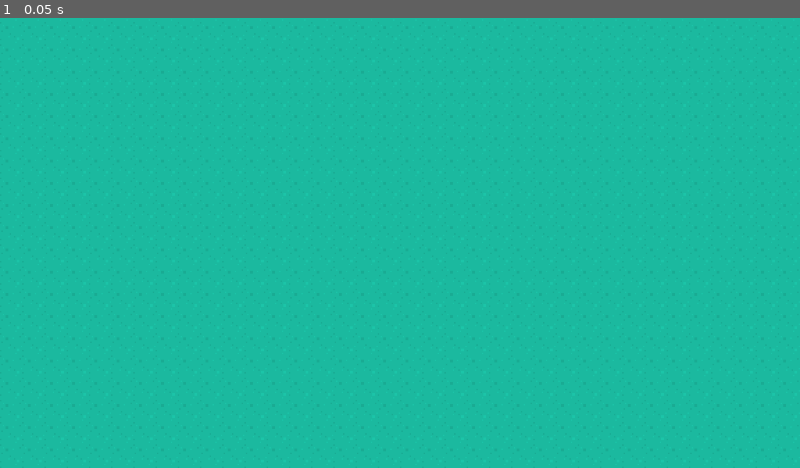
Above: before the commit, frame 1.
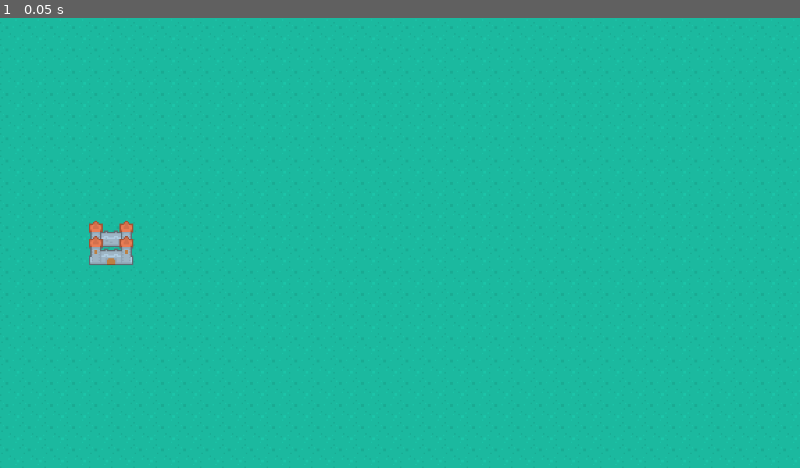
Above: after the commit, the same moment.

Repository: mstarongithub/Piratejam14
Game: Godot game, scene res://TowerDefence/main.tscn
The game is run twice, just before and just after one commit, with the same random seed, the same clock (stepped at 60 frames per second) and the same inputs. This scene is started directly instead of the project's main scene.
Inputs:
- Up to frame 1 (0.05 s): no input

The runs differ from the first frame. In frame 1, 0.5% of the frame differs, in the area x 11-17%, y 45-55%.

Commit message:
Start work on tower defence mode

Diff:
--- /dev/null
+++ b/TowerDefence/CustomTowerBehaviour.gd
@@ -0,0 +1,4 @@
+class_name CustomTowerBehaviour extends Node
+
+func tower_process() -> void:
+	pass
--- /dev/null
+++ b/TowerDefence/Projectile.gd
@@ -0,0 +1,6 @@
+class_name Projectile extends Node2D
+
+## initial_target is the enemy the tower was targeting while spawning the projectile
+## owner is the tower that spawned the projectile
+func setup(inital_target: Node2D, owner: Tower) -> void:
+	pass
--- /dev/null
+++ b/TowerDefence/Tower.gd
@@ -0,0 +1,11 @@
+class_name Tower extends Node2D
+
+@export var config: TowerData
+## Custom behaviour overwrites targeting and related actions.
+## Does not overwrite health handling
+@export var custom_behaviour: CustomTowerBehaviour
+
+@onready var detection_shape: CollisionShape2D = $Area2D/CollisionShape2D
+
+func _ready() -> void:
+	(detection_shape.shape as CircleShape2D).radius = config.range
--- /dev/null
+++ b/TowerDefence/Tower.tscn
@@ -0,0 +1,16 @@
+[gd_scene load_steps=3 format=3 uid="uid://ciw8nt3udf54m"]
+
+[ext_resource type="Script" path="res://TowerDefence/Tower.gd" id="1_43ys4"]
+
+[sub_resource type="CircleShape2D" id="CircleShape2D_u01ls"]
+radius = 100.0
+
+[node name="Tower" type="Node2D"]
+script = ExtResource("1_43ys4")
+
+[node name="Area2D" type="Area2D" parent="."]
+collision_layer = 0
+input_pickable = false
+
+[node name="CollisionShape2D" type="CollisionShape2D" parent="Area2D"]
+shape = SubResource("CircleShape2D_u01ls")
--- /dev/null
+++ b/TowerDefence/TowerData.gd
@@ -0,0 +1,9 @@
+class_name TowerData extends Resource
+
+## Attack speed in seconds
+@export var attack_speed: float
+
+@export var base_health: int
+## The projectile the tower will spawn
+@export var projectile: PackedScene
+@export var range: int
--- a/TowerDefence/main.tscn
+++ b/TowerDefence/main.tscn
@@ -316,6 +316,8 @@
 0:7/0 = 0
 9:2/0 = 0
 
+[sub_resource type="TileSetScenesCollectionSource" id="TileSetScenesCollectionSource_wmka3"]
+
 [sub_resource type="TileSet" id="TileSet_lqnda"]
 terrain_set_0/mode = 2
 terrain_set_0/terrain_0/name = "Path"
@@ -323,6 +325,7 @@
 terrain_set_0/terrain_1/name = "EnemyPath"
 terrain_set_0/terrain_1/color = Color(0.917647, 0.0352941, 0.25098, 1)
 sources/0 = SubResource("TileSetAtlasSource_mak4a")
+sources/1 = SubResource("TileSetScenesCollectionSource_wmka3")
 
 [node name="Main" type="Node2D"]
 
@@ -336,6 +339,6 @@
 layer_1/name = "Paths"
 layer_1/tile_data = PackedInt32Array()
 layer_2/name = "Buildings"
-layer_2/tile_data = PackedInt32Array()
+layer_2/tile_data = PackedInt32Array(-14, 0, 7)
 
 [node name="Camera2D" type="Camera2D" parent="."]
Not shown: 1 places in TowerDefence/main.tscn that only renumber resources
